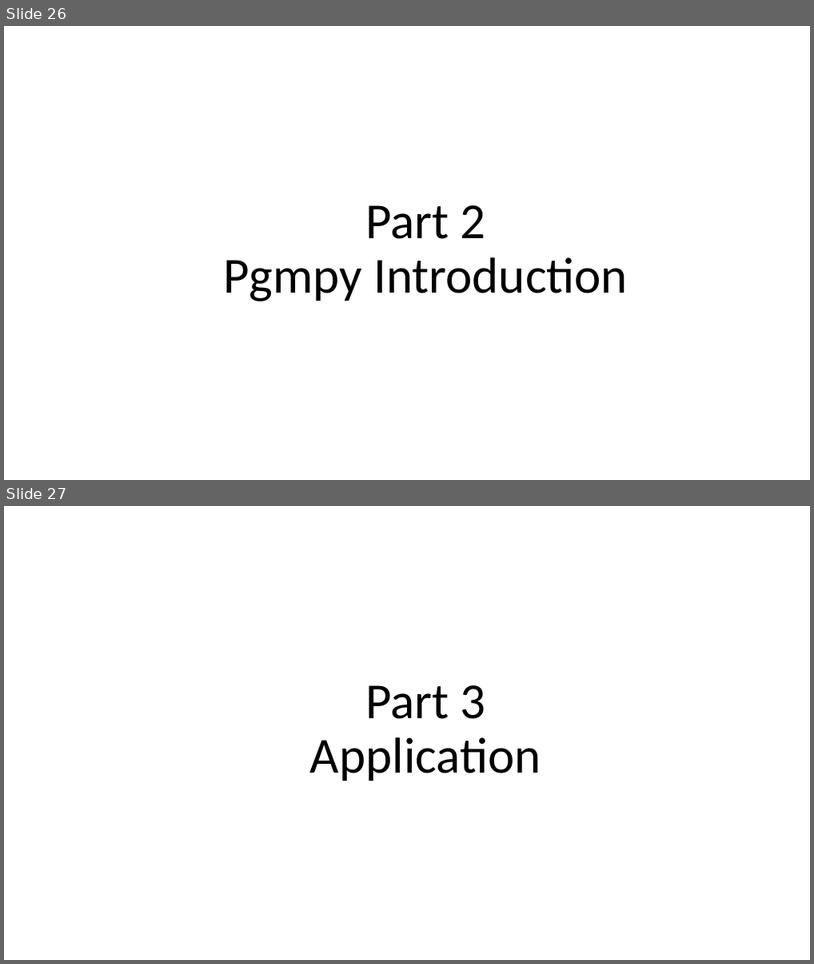
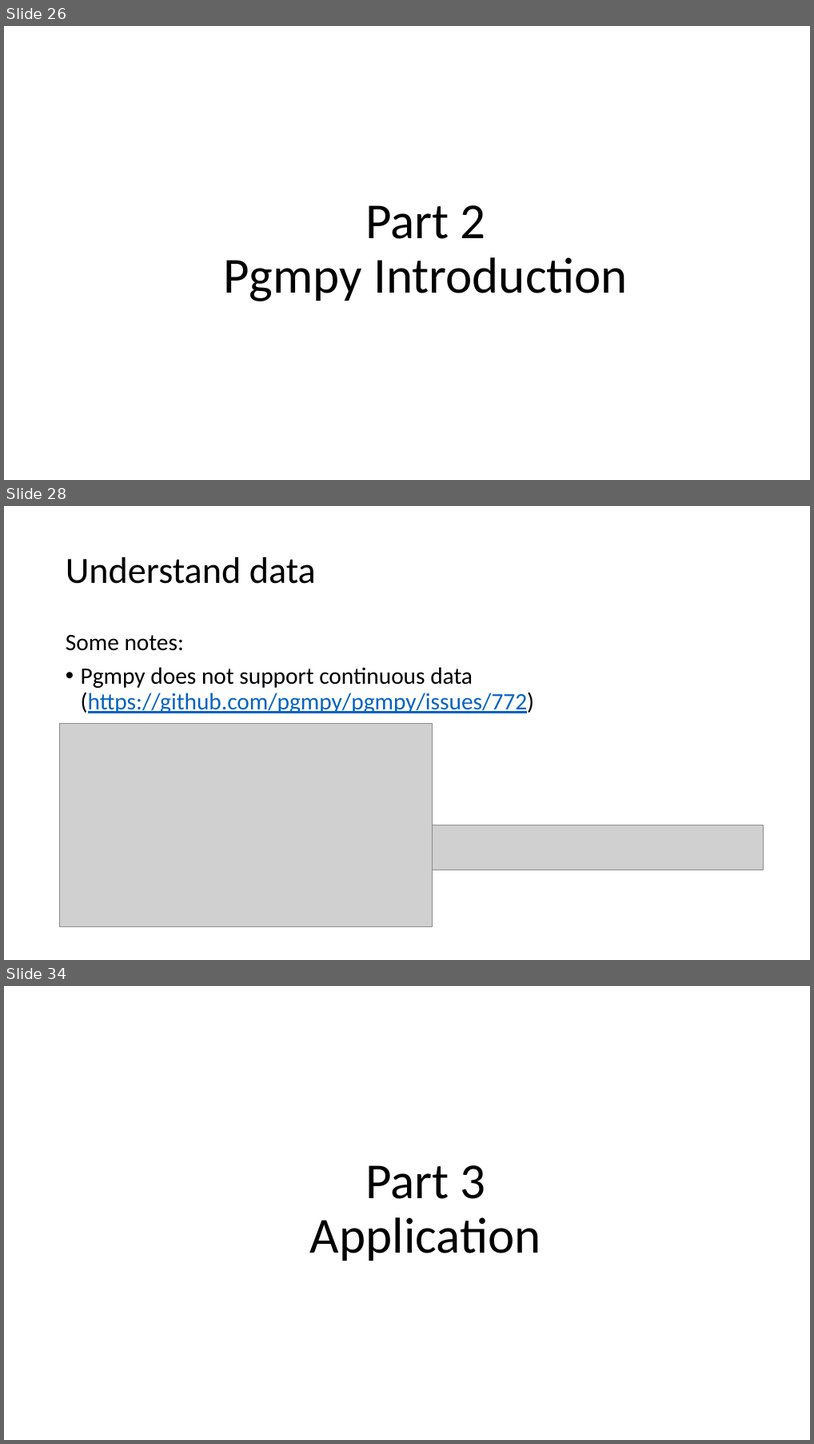
Before and after one commit to nguyenduyhanlam/Probabilistic_Graphical_Models, a slide deck: NguyenDuyHanLam_196005004/baocao.pptx. Shown one above the other, each under a label of ours: slides 26 and 27 before the commit, slides 26, 28 and 34 after it; the slides between them are not shown. The pictures are 814x964 and 814x1444 pixels, drawn with LibreOffice and Linux fonts; fonts in the diff are those of the drawing; grey boxes stand for pictures. Boxes give left, top, right and bottom in pixels: in the first picture for what was removed or moved away, otherwise in the second. Text is boxed around its words. In the diff, an @@ line names an element or a change of style, - is before the commit and + after.

```diff
--- a/NguyenDuyHanLam_196005004/baocao.pptx
+++ b/NguyenDuyHanLam_196005004/baocao.pptx
@@ slide 28 added at (4,506,810,960), background #FFFFFF @@
@@ title added at (66,557,316,584), 44 pt, text #000000 @@
+Understand data
@@ text added at (66,635,534,713), 28 pt, text #000000 @@
+Some notes:
+• Pgmpy does not support continuous data (https://github.com/pgmpy/pgmpy/issues/772)
@@ picture added at (60,723,433,927) @@
@@ picture added at (433,825,763,869) @@
@@ what was slide 27 is now slide 34 @@
```
Also in this commit, not shown: 2 slides changed, 6 other slides added, 1 other file.
